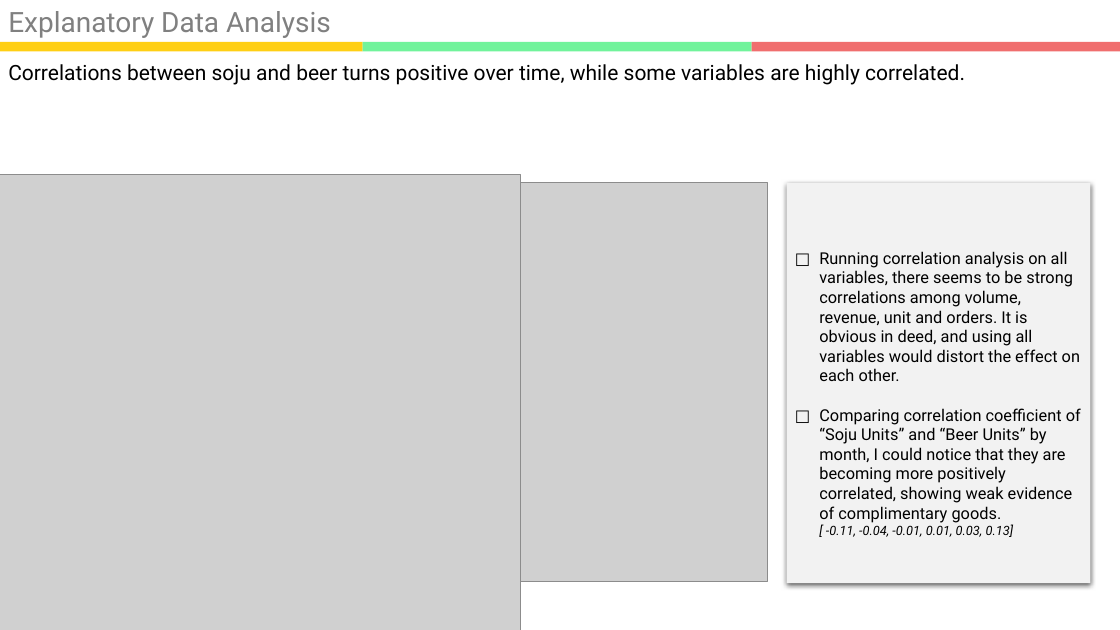
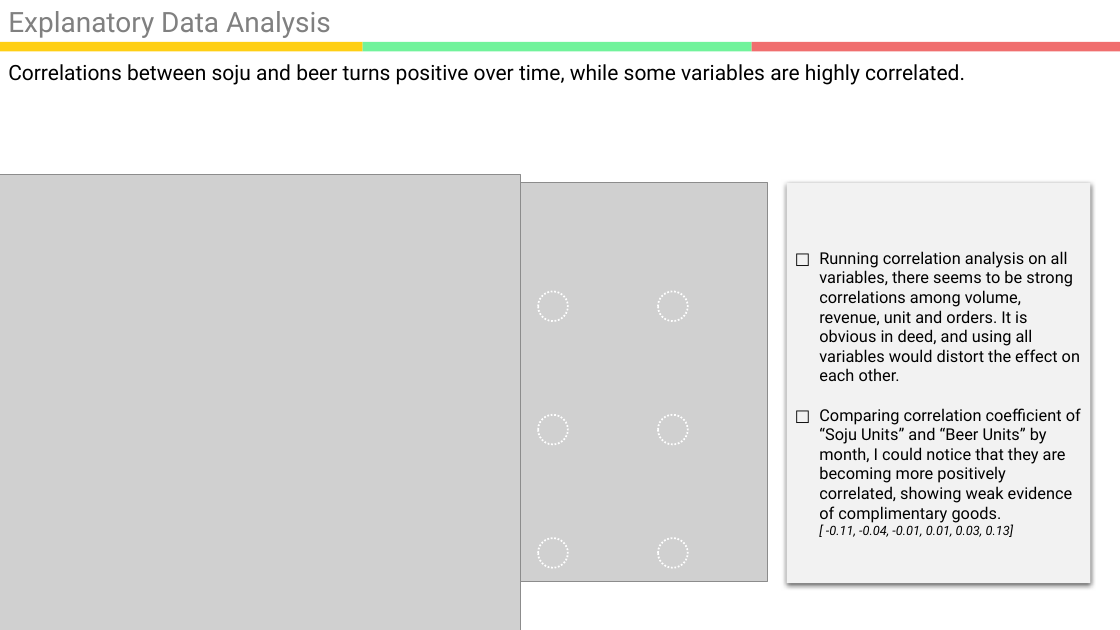
Before and after one commit to kookoowaa/Projects, a slide deck: slide 9 of WB project/Analysis Report.pptx (slide 10 before the commit). Drawn at 1120x630 pixels with LibreOffice and Linux fonts; fonts in the diff are those of the drawing; grey boxes stand for pictures. Boxes give left, top, right and bottom in pixels: in the first picture for what was removed or moved away, otherwise in the second. Text is boxed around its words. In the diff, an @@ line names an element or a change of style, - is before the commit and + after.

```diff
--- a/WB project/Analysis Report.pptx
+++ b/WB project/Analysis Report.pptx
@@ ellipse added at [539, 292, 568, 321], outline #FFFFFF 1.5 pt dashed @@
@@ ellipse added at [658, 292, 687, 321], outline #FFFFFF 1.5 pt dashed @@
@@ ellipse added at [539, 415, 568, 444], outline #FFFFFF 1.5 pt dashed @@
@@ ellipse added at [658, 415, 687, 444], outline #FFFFFF 1.5 pt dashed @@
@@ ellipse added at [539, 539, 568, 568], outline #FFFFFF 1.5 pt dashed @@
@@ ellipse added at [658, 539, 687, 568], outline #FFFFFF 1.5 pt dashed @@
```
Also in this commit, not shown: 8 other slides changed, 6 slides added, 6 slides removed, 6 other files.
